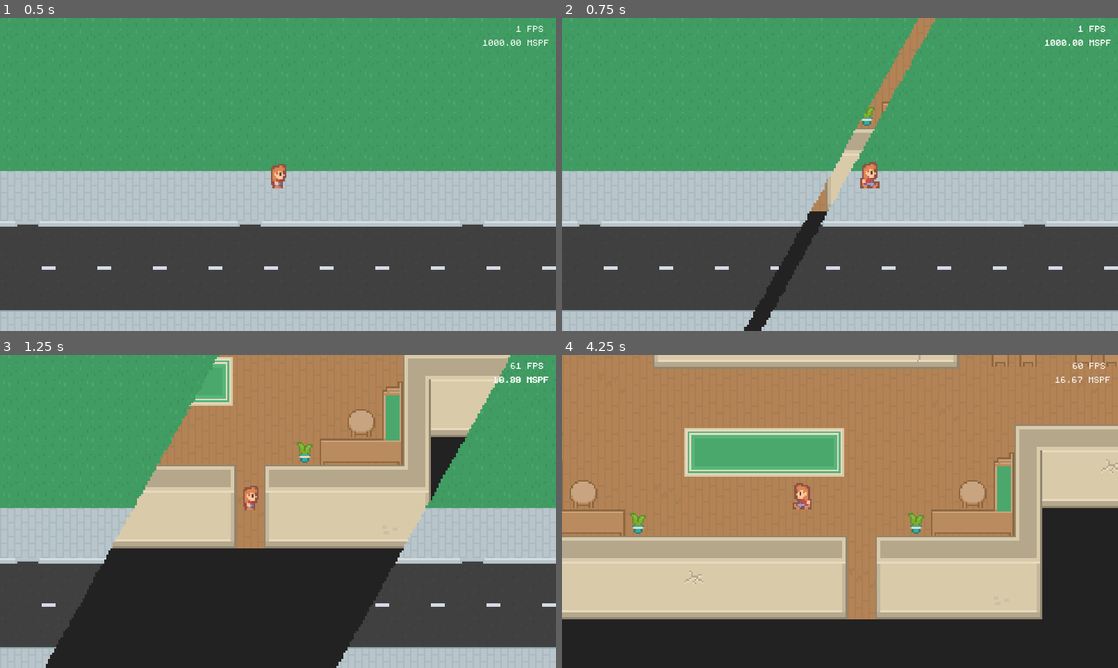
Above: before the commit, frames 1-4 (two rows, left to right).
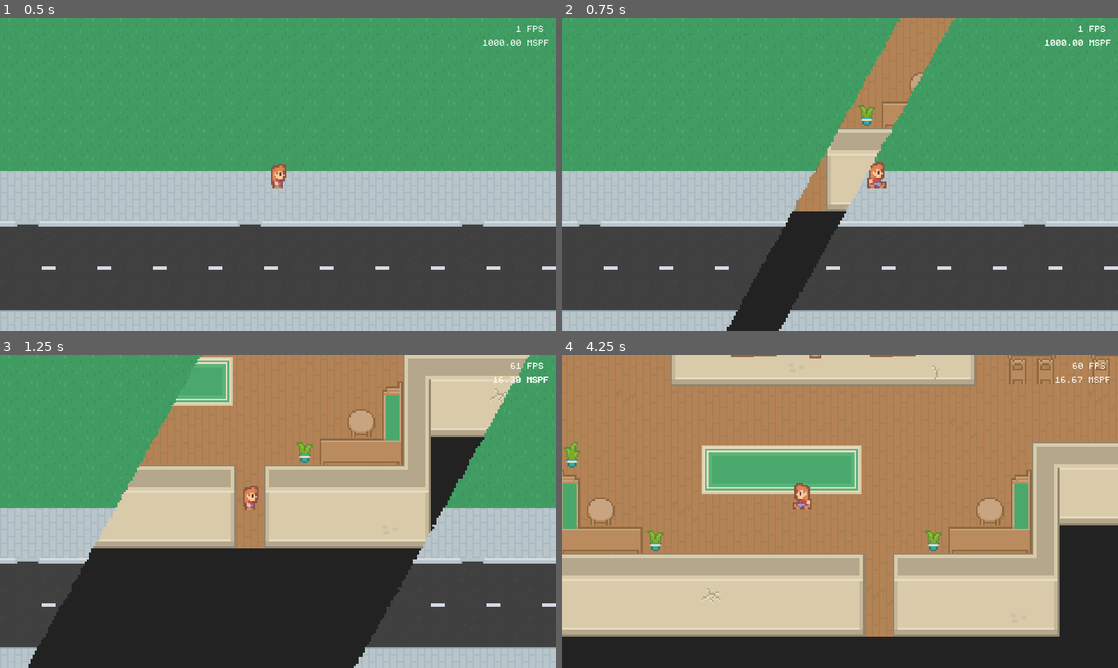
Above: after the commit, the same moments.

Repository: SilentByte/cysec-intern
Game: Godot game, scene res://scenes/main.tscn
Two runs of this game, one before a commit and one after it. Both use one fixed random seed, a clock stepped at 60 frames per second and the inputs below.
Inputs (mouse positions are in pixels of both pictures, inside the frame that each line leads up to):
- Up to frame 1 (0.5 s): no input
- Up to frame 2 (0.75 s): tap Enter at 0.5 s; move the mouse to (962, 158) at 0.52 s; hold D (move_east) from 0.53 s (still down); hold Shift (run) from 0.53 s (still down); tap E (interact) at 0.6 s
- Up to frame 3 (1.25 s): keep holding D (move_east); keep holding Shift (run)
- Up to frame 4 (4.25 s): move the mouse to (728, 527) at 1.27 s; release D (move_east) at 1.28 s; release Shift (run) at 1.28 s; hold Down (move_south) 1.28-2.03 s; tap Shift (run) at 1.35, 2.85, 3.8 s; tap E (interact) at 1.55, 2.1, 3.05 s; move the mouse to (895, 442) at 2.02 s; hold D (move_east) 2.03-2.78 s; hold Shift (run) 2.03-2.78 s; move the mouse to (812, 574) at 2.77 s; hold Up (move_north) 2.78-3.53 s; move the mouse to (1006, 558) at 3.52 s; hold A (move_west) from 3.53 s (still down); hold Mouse wheel up (zoom_in) from 3.53 s (still down)

Frame 1 is identical in both runs. In frame 2, 6.7% of the frame differs, in the area x 29-71%, y 0-100%; in frame 3, 6.1%; in frame 4, 37%, in the area x 0-100%, y 0-90%.

Commit message:
Implement message panel

Diff:
--- a/scenes/actors/player/player.gd
+++ b/scenes/actors/player/player.gd
@@ -1,7 +1,7 @@
 extends KinematicBody2D
 
 const SPEED := 50
-const RUN_MULTIPLIER := 2
+const RUN_MULTIPLIER := 5  # 2
 const INTERACTION_DISTANCE := 8
 
 onready var camera := $Camera
--- a/scenes/actors/player/player.tscn
+++ b/scenes/actors/player/player.tscn
@@ -21,6 +21,21 @@
 
 [sub_resource type="SpriteFrames" id=1]
 animations = [ {
+"frames": [ ExtResource( 15 ) ],
+"loop": true,
+"name": "west_idle",
+"speed": 5.0
+}, {
+"frames": [ ExtResource( 4 ) ],
+"loop": true,
+"name": "east_idle",
+"speed": 5.0
+}, {
+"frames": [ ExtResource( 9 ) ],
+"loop": true,
+"name": "north_idle",
+"speed": 5.0
+}, {
 "frames": [ ExtResource( 16 ), ExtResource( 10 ) ],
 "loop": true,
 "name": "north_walk",
@@ -31,6 +46,11 @@
 "name": "west_walk",
 "speed": 5.0
 }, {
+"frames": [ ExtResource( 3 ), ExtResource( 2 ), ExtResource( 1 ), ExtResource( 5 ) ],
+"loop": true,
+"name": "east_walk",
+"speed": 5.0
+}, {
 "frames": [ ExtResource( 13 ) ],
 "loop": true,
 "name": "south_idle",
@@ -39,26 +59,6 @@
 "frames": [ ExtResource( 8 ), ExtResource( 11 ) ],
 "loop": true,
 "name": "south_walk",
-"speed": 5.0
-}, {
-"frames": [ ExtResource( 3 ), ExtResource( 2 ), ExtResource( 1 ), ExtResource( 5 ) ],
-"loop": true,
-"name": "east_walk",
-"speed": 5.0
-}, {
-"frames": [ ExtResource( 9 ) ],
-"loop": true,
-"name": "north_idle",
-"speed": 5.0
-}, {
-"frames": [ ExtResource( 15 ) ],
-"loop": true,
-"name": "west_idle",
-"speed": 5.0
-}, {
-"frames": [ ExtResource( 4 ) ],
-"loop": true,
-"name": "east_idle",
 "speed": 5.0
 } ]
 
--- a/scenes/actors/portal/portal.gd
+++ b/scenes/actors/portal/portal.gd
@@ -12,6 +12,9 @@
 func _on_body_entered(body: Node) -> void:
 	print("Switching scene to %s @ %s" % [target_scene, portal_name])
 
+	# Prevent errors due to upcoming scene unload.
+	yield(get_tree(), "idle_frame")
+
 	transition_manager.transition()
 
 	world.get_child(0).queue_free()
--- a/scenes/actors/transition_manager/transition_manager.tscn
+++ b/scenes/actors/transition_manager/transition_manager.tscn
@@ -16,4 +16,5 @@
 material = SubResource( 1 )
 anchor_right = 1.0
 anchor_bottom = 1.0
+mouse_filter = 2
 expand = true
--- a/scenes/main.tscn
+++ b/scenes/main.tscn
@@ -1,10 +1,11 @@
-[gd_scene load_steps=6 format=2]
+[gd_scene load_steps=7 format=2]
 
 [ext_resource path="res://scenes/world/city/city.tscn" type="PackedScene" id=1]
 [ext_resource path="res://utils/debug_overlay.tscn" type="PackedScene" id=2]
 [ext_resource path="res://scenes/main.gd" type="Script" id=3]
 [ext_resource path="res://scenes/actors/player/player.tscn" type="PackedScene" id=4]
 [ext_resource path="res://scenes/actors/transition_manager/transition_manager.tscn" type="PackedScene" id=5]
+[ext_resource path="res://scenes/ui/hud/hud.tscn" type="PackedScene" id=6]
 
 [node name="Main" type="Node2D"]
 script = ExtResource( 3 )
@@ -18,4 +19,6 @@
 
 [node name="TransitionManager" parent="." instance=ExtResource( 5 )]
 
+[node name="Hud" parent="." instance=ExtResource( 6 )]
+
 [node name="DebugOverlay" parent="." instance=ExtResource( 2 )]
--- /dev/null
+++ b/scenes/ui/hud/hud.gd
@@ -0,0 +1,58 @@
+extends CanvasLayer
+
+onready var bottom_panel := $Container/BottomPanel
+onready var bottom_panel_label := $Container/BottomPanel/RichTextLabel
+onready var bottom_panel_text_timer := $Container/BottomPanel/TextTimer
+onready var bottom_panel_tween := $Container/BottomPanel/Tween
+
+const BOTTOM_PANEL_INSIDE_Y := 230
+const BOTTOM_PANEL_OUTSIDE_Y := 500
+const BOTTOM_PANEL_SLIDE_DURATION := 0.5
+
+
+func show_message(text: String) -> void:
+	bottom_panel_label.bbcode_text = text
+	bottom_panel_label.visible_characters = 0
+	bottom_panel_text_timer.start()
+
+	_slide_in()
+
+
+func _slide_in() -> void:
+	bottom_panel_tween.interpolate_property(
+		bottom_panel,
+		"rect_position",
+		Vector2(bottom_panel.rect_position.x, BOTTOM_PANEL_OUTSIDE_Y),
+		Vector2(bottom_panel.rect_position.x, BOTTOM_PANEL_INSIDE_Y),
+		BOTTOM_PANEL_SLIDE_DURATION,
+		Tween.TRANS_SINE,
+		Tween.EASE_OUT
+	)
+
+	bottom_panel_tween.start()
+
+
+func _slide_out() -> void:
+	bottom_panel_tween.interpolate_property(
+		bottom_panel,
+		"rect_position",
+		Vector2(bottom_panel.rect_position.x, BOTTOM_PANEL_INSIDE_Y),
+		Vector2(bottom_panel.rect_position.x, BOTTOM_PANEL_OUTSIDE_Y),
+		BOTTOM_PANEL_SLIDE_DURATION,
+		Tween.TRANS_SINE,
+		Tween.EASE_IN
+	)
+
+	bottom_panel_tween.start()
+
+
+func _on_bottom_panel_text_timer_timeout() -> void:
+	if bottom_panel_label.visible_characters == bottom_panel_label.text.length():
+		bottom_panel_text_timer.stop()
+	else:
+		bottom_panel_label.visible_characters += 1
+
+
+func _on_close_button_pressed() -> void:
+	print("CLOSE")
+	_slide_out()
--- /dev/null
+++ b/scenes/ui/hud/hud.tscn
@@ -0,0 +1,48 @@
+[gd_scene load_steps=4 format=2]
+
+[ext_resource path="res://scenes/ui/panel/panel.tscn" type="PackedScene" id=1]
+[ext_resource path="res://scenes/ui/hud/hud_font.tres" type="DynamicFont" id=2]
+[ext_resource path="res://scenes/ui/hud/hud.gd" type="Script" id=3]
+
+[node name="Hud" type="CanvasLayer"]
+script = ExtResource( 3 )
+
+[node name="Container" type="Control" parent="."]
+anchor_right = 1.0
+anchor_bottom = 1.0
+mouse_filter = 1
+
+[node name="BottomPanel" parent="Container" instance=ExtResource( 1 )]
+margin_left = 64.0
+margin_top = 380.0
+margin_right = 576.0
+margin_bottom = 492.0
+
+[node name="RichTextLabel" type="RichTextLabel" parent="Container/BottomPanel"]
+anchor_right = 1.0
+anchor_bottom = 1.0
+margin_left = 12.0
+margin_top = 8.0
+margin_right = -12.0
+margin_bottom = -8.0
+custom_colors/default_color = Color( 0, 0, 0, 1 )
+custom_fonts/normal_font = ExtResource( 2 )
+bbcode_enabled = true
+fit_content_height = true
+scroll_active = false
+scroll_following = true
+
+[node name="CloseButton" type="Button" parent="Container/BottomPanel"]
+margin_left = 496.0
+margin_top = -12.0
+margin_right = 516.0
+margin_bottom = 8.0
+text = "X"
+
+[node name="TextTimer" type="Timer" parent="Container/BottomPanel"]
+wait_time = 0.1
+
+[node name="Tween" type="Tween" parent="Container/BottomPanel"]
+
+[connection signal="pressed" from="Container/BottomPanel/CloseButton" to="." method="_on_close_button_pressed"]
+[connection signal="timeout" from="Container/BottomPanel/TextTimer" to="." method="_on_bottom_panel_text_timer_timeout"]
--- /dev/null
+++ b/scenes/ui/hud/hud_font.tres
@@ -0,0 +1,7 @@
+[gd_resource type="DynamicFont" load_steps=2 format=2]
+
+[ext_resource path="res://fonts/monogram_extended.ttf" type="DynamicFontData" id=1]
+
+[resource]
+size = 30
+font_data = ExtResource( 1 )
--- /dev/null
+++ b/scenes/ui/panel/panel.tscn
@@ -0,0 +1,13 @@
+[gd_scene load_steps=2 format=2]
+
+[ext_resource path="res://scenes/ui/panel/panel.png" type="Texture" id=1]
+
+[node name="Panel" type="NinePatchRect"]
+margin_right = 377.0
+margin_bottom = 286.0
+mouse_filter = 1
+texture = ExtResource( 1 )
+patch_margin_left = 12
+patch_margin_top = 12
+patch_margin_right = 12
+patch_margin_bottom = 12
--- a/scenes/world/cafe/piano/piano.gd
+++ b/scenes/world/cafe/piano/piano.gd
@@ -1,8 +1,12 @@
 extends KinematicBody2D
 
+onready var hud = $"/root/Main/Hud"
 onready var audio = $AudioStreamPlayer2D
 
 
 func interact() -> void:
-	if not audio.playing:
-		audio.play()
+	if audio.playing:
+		return
+
+	audio.play()
+	hud.show_message("This music sounds... [color=#b00]familiar[/color]!")
--- a/utils/debug_overlay.tscn
+++ b/utils/debug_overlay.tscn
@@ -15,6 +15,7 @@
 margin_top = 6.0
 margin_right = -8.0
 margin_bottom = -6.0
+mouse_filter = 2
 
 [node name="VBoxContainer" type="VBoxContainer" parent="CanvasLayer/MarginContainer"]
 margin_right = 624.0
Binary file added: scenes/ui/panel/panel.png
Not shown, added: scenes/ui/panel/panel.png.import
